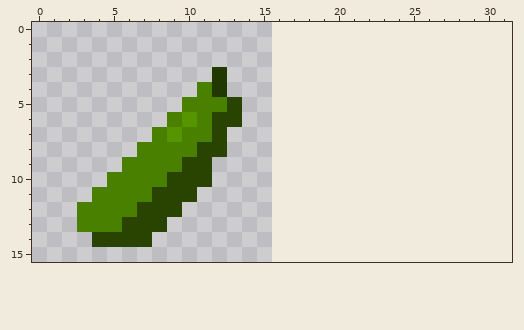
Edited in one commit: pixel-art file (sprites/items/foodstuffs/cucumber.aseprite). Above is the file before it was changed.
16x16 pixels, 1 frame. The old version is drawn lined up with the new one, on the new canvas.
After:
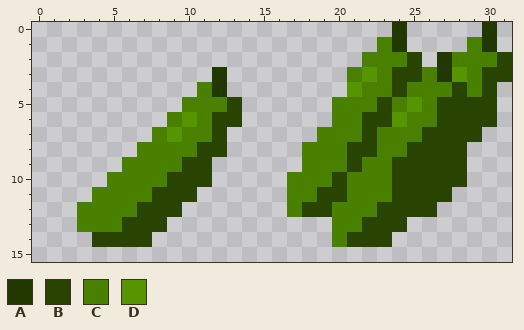
Palette (. is transparent): A #213800  B #284400  C #4a8000  D #569400
Diff:
canvas 16x16 -> 32x16
@@ x 15..31 @@
- 0 .................
- 1 .................
- 2 .................
- 3 .................
- 4 .................
- 5 .................
- 6 .................
- 7 .................
- 8 .................
- 9 .................
-10 .................
-11 .................
-12 .................
-13 .................
-14 .................
+ 0 .........A.....A.
+ 1 ........CA....CA.
+ 2 .......CCCB.ACCCB
+ 3 ......CDCBBCADCBB
+ 4 ......DCCBCCCBCB.
+ 5 .....CCCBCDCBBBB.
+ 6 .....CCBBDCCBBBB.
+ 7 ....CCCBCCCBBBB..
+ 8 ...CCCBBCCBBBB...
+ 9 ...CCCBCCBBBBB...
+10 ..CCCBCCCBBBBB...
+11 ..CCBBCCCBBBB....
+12 ..CBBCCCBBBB.....
+13 .....CCBBB.......
+14 .....CBBB........
 15 .................
Pixel boxes of the changes (left, top, right, bottom) in both pictures:
added: (287, 22, 512, 247)
